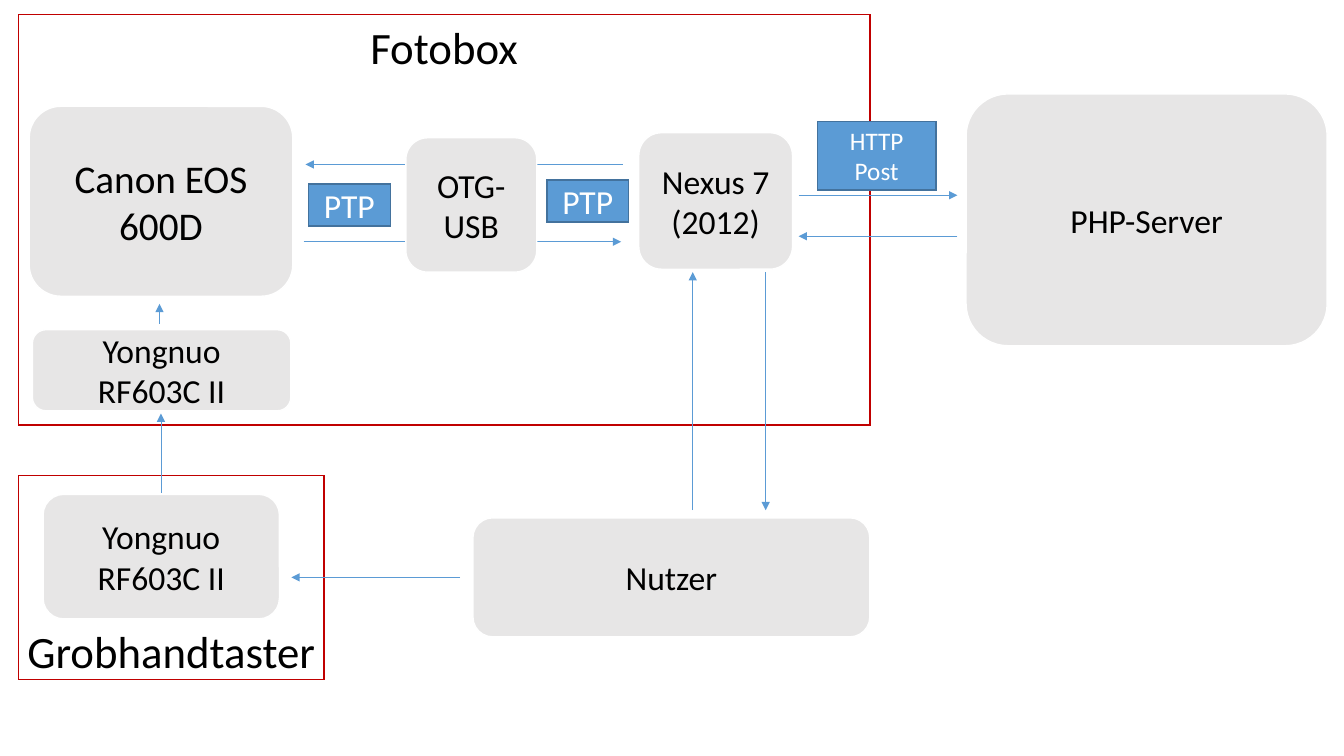
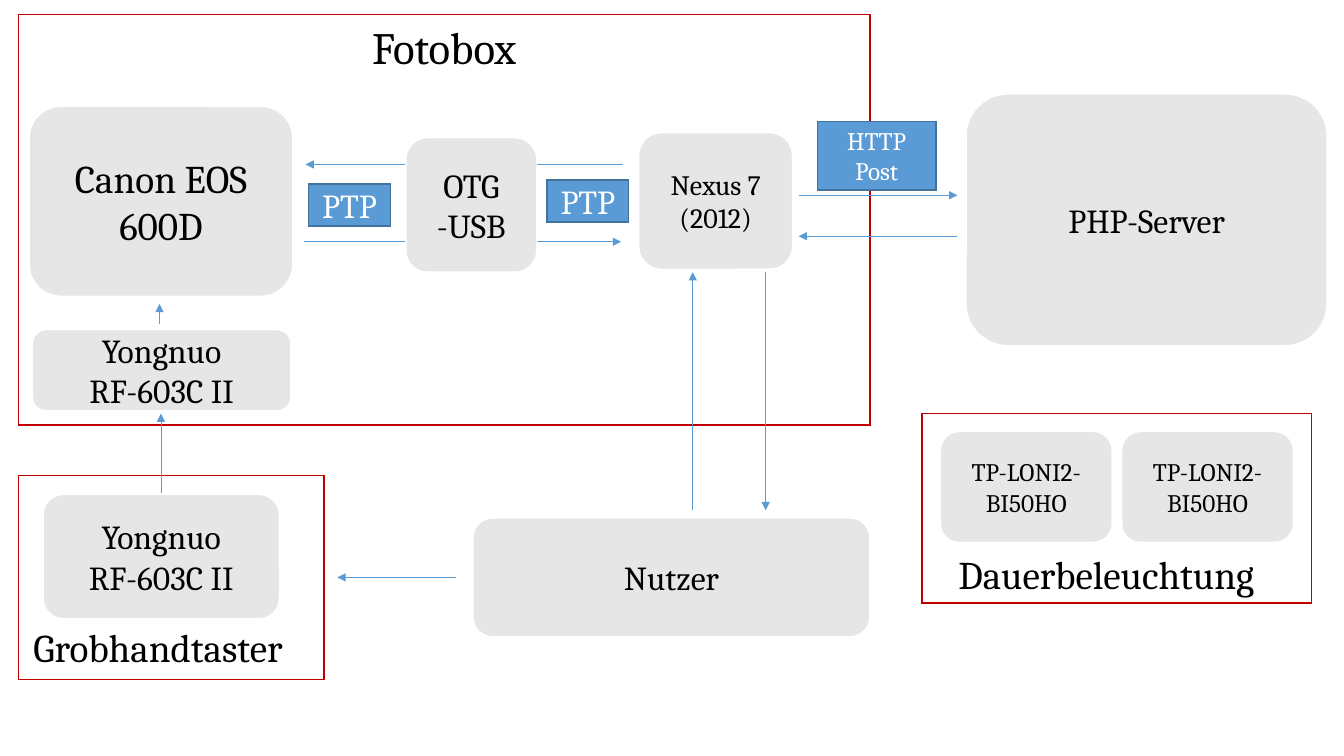
Before and after one commit to Brias/Photo-Booth, a slide deck: slide 1 of thesis/sketch_real.pptx. Drawn at 1344x756 pixels with LibreOffice and Linux fonts; fonts in the diff are those of the drawing. Boxes give left, top, right and bottom in pixels: in the first picture for what was removed or moved away, otherwise in the second. Text is boxed around its words. In the diff, an @@ line names an element or a change of style, - is before the commit and + after.

```diff
--- a/thesis/sketch_real.pptx
+++ b/thesis/sketch_real.pptx
@@ rounded rectangle "Nexus 7 (2012)" at box(639, 133, 793, 269): size 24 to 20 pt, font Calibri to Cambria @@
@@ text in rounded rectangle at box(437, 175, 506, 239): text changed; font Calibri to Cambria @@
-OTG-USB
+OTG -USB
@@ font Calibri to Cambria in 7 elements at box(29, 107, 293, 296), box(966, 94, 1327, 346), box(18, 15, 870, 425), box(547, 180, 629, 223), box(818, 121, 937, 190), box(473, 518, 870, 637), box(309, 185, 390, 227) @@
@@ text in rounded rectangle at box(102, 340, 221, 371): font Calibri to Cambria in "Yongnuo" @@
@@ text in rounded rectangle at box(89, 380, 234, 404): text changed; font Calibri to Cambria @@
-RF603C II
+RF-603C II
@@ rectangle added at box(923, 413, 1312, 603), outline #C00000 1 pt @@
@@ rounded rectangle added at box(942, 433, 1112, 542), fill #E7E6E6, 18 pt, text #000000 @@
+TP-LONI2-BI50HO
@@ rounded rectangle added at box(1123, 433, 1294, 542), fill #E7E6E6, 18 pt, text #000000 @@
+TP-LONI2-BI50HO
@@ text in rounded rectangle at box(102, 526, 221, 557): font Calibri to Cambria in "Yongnuo" @@
@@ text in rounded rectangle at box(89, 567, 234, 591): text changed; font Calibri to Cambria @@
-RF603C II
+RF-603C II
@@ text added at box(958, 561, 1254, 598), 28 pt, text #000000 @@
+Dauerbeleuchtung
@@ arrow moved from (460, 578) - (291, 578) to (457, 578) - (338, 578) @@
@@ text "Grobhandtaster" at box(33, 634, 282, 663): size 32 to 28 pt, font Calibri to Cambria @@
```
Also in this commit, not shown: 19 other files.
